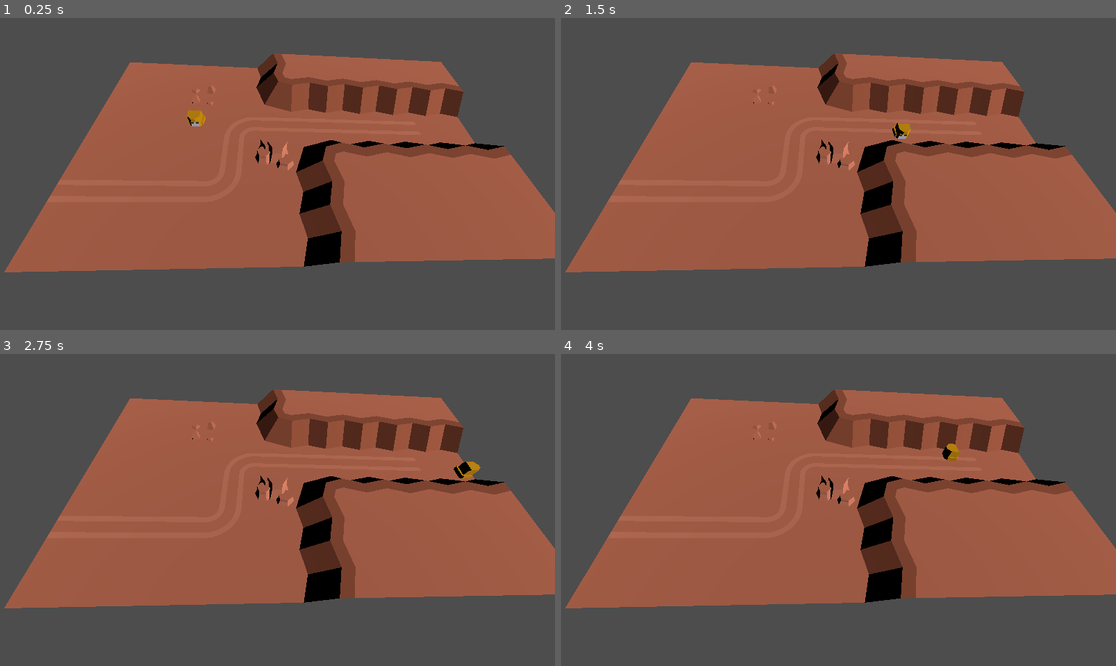
Above: before the commit, frames 1-4 (two rows, left to right).
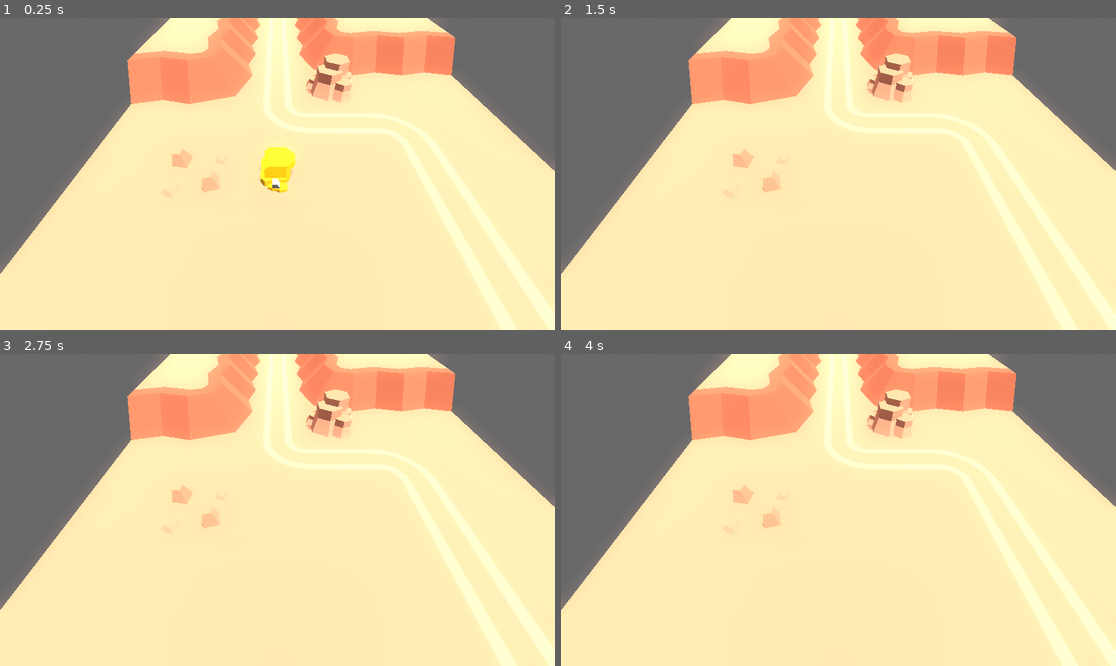
Above: after the commit, the same moments.

Repository: DreadBoy/children-of-the-parapet
Game: Godot game, scene res://scenes/test_scene.tscn
The game is run twice, just before and just after one commit, with the same random seed, the same clock (stepped at 60 frames per second) and the same inputs. The project has no main scene, so this scene is started directly.
Inputs:
- Up to frame 1 (0.25 s): no input
- Up to frame 2 (1.5 s): tap Enter at 0.5 s; hold D (move_right) 0.53-1.28 s; hold S (move_down) from 1.28 s (still down)
- Up to frame 3 (2.75 s): tap Space at 2 s; release S (move_down) at 2.03 s; hold D (move_right) from 2.03 s (still down)
- Up to frame 4 (4 s): release D (move_right) at 2.78 s; hold W (move_up) 2.78-3.53 s; tap Enter at 3.5 s; hold A (move_left) from 3.53 s (still down)

The runs differ from the first frame. In frame 1, 100% of the frame differs, in the area x 0-100%, y 0-100%; in frame 2, 100%; in frame 3, 100%; in frame 4, 100%.

Commit message:
Update character model. Update lighting in scene

Diff:
--- a/character/character.gd
+++ b/character/character.gd
@@ -13,13 +13,13 @@
 
 	# We check for each move input and update the direction accordingly.
 	if Input.is_action_pressed("move_right"):
+		direction.z -= 1
+	if Input.is_action_pressed("move_left"):
+		direction.z += 1
+	if Input.is_action_pressed("move_up"):
 		direction.x -= 1
-	if Input.is_action_pressed("move_left"):
+	if Input.is_action_pressed("move_down"):
 		direction.x += 1
-	if Input.is_action_pressed("move_up"):
-		direction.z += 1
-	if Input.is_action_pressed("move_down"):
-		direction.z -= 1
 
 	if direction != Vector3.ZERO:
 		direction = direction.normalized()
--- a/scenes/test_scene.tscn
+++ b/scenes/test_scene.tscn
@@ -1,7 +1,22 @@
-[gd_scene load_steps=8 format=3 uid="uid://bjx5wdxhqeuo3"]
+[gd_scene load_steps=11 format=3 uid="uid://bjx5wdxhqeuo3"]
 
 [ext_resource type="PackedScene" uid="uid://dw53w3dfoykvq" path="res://character/character.tscn" id="2_0x6iv"]
-[ext_resource type="PackedScene" uid="uid://dji1xlnnies6l" path="res://models/terrain.glb" id="2_p36t4"]
+[ext_resource type="PackedScene" uid="uid://dji1xlnnies6l" path="res://terrain/terrain.glb" id="2_p36t4"]
+
+[sub_resource type="ProceduralSkyMaterial" id="ProceduralSkyMaterial_uupyu"]
+sky_top_color = Color(1, 1, 1, 1)
+sky_horizon_color = Color(0.851475, 0.851902, 0.8525, 1)
+ground_bottom_color = Color(0.4059, 0.407608, 0.41, 1)
+ground_horizon_color = Color(0.851475, 0.851902, 0.8525, 1)
+
+[sub_resource type="Sky" id="Sky_lwsdv"]
+sky_material = SubResource("ProceduralSkyMaterial_uupyu")
+
+[sub_resource type="Environment" id="Environment_pjy1w"]
+background_mode = 2
+sky = SubResource("Sky_lwsdv")
+ssao_enabled = true
+glow_enabled = true
 
 [sub_resource type="BoxShape3D" id="BoxShape3D_mtdnx"]
 size = Vector3(10, 1, 6)
@@ -19,6 +34,13 @@
 size = Vector3(0.75, 1, 0.75)
 
 [node name="Main" type="Node"]
+
+[node name="WorldEnvironment" type="WorldEnvironment" parent="."]
+environment = SubResource("Environment_pjy1w")
+
+[node name="DirectionalLight3D" type="DirectionalLight3D" parent="."]
+transform = Transform3D(-0.866023, -0.433016, 0.250001, 0, 0.499998, 0.866027, -0.500003, 0.749999, -0.43301, 0, 0, 0)
+shadow_enabled = true
 
 [node name="StaticBody3D" type="StaticBody3D" parent="."]
 
@@ -49,11 +71,8 @@
 speed = 5
 
 [node name="CameraPivot" type="Marker3D" parent="."]
-transform = Transform3D(0.678262, -0.586853, 0.442226, -1.69923e-10, 0.601815, 0.798635, -0.73482, -0.541684, 0.408188, 0.174628, 0.363935, 0.784648)
+transform = Transform3D(1, 0, 0, 0, 1, 0, 0, 0, 1, 0, 0, 0)
 
 [node name="Camera3D" type="Camera3D" parent="CameraPivot"]
-transform = Transform3D(-0.659109, -0.623191, 0.420962, 0.636318, -0.163777, 0.753841, -0.400842, 0.764729, 0.504494, 2.1537, 5.87032, 0.112803)
+transform = Transform3D(-4.37114e-08, -0.788011, 0.615662, 0, 0.615662, 0.788011, -1, 3.44451e-08, -2.69114e-08, 1.57566, 2, 0)
 size = 5.0
-
-[node name="DirectionalLight3D" type="DirectionalLight3D" parent="."]
-transform = Transform3D(-0.711427, 0.222071, -0.666751, -0.348, 0.712945, 0.608774, 0.610547, 0.665127, -0.429927, 0, 1.61506, -2.11694)
Binary file changed: character/character.glb
Renamed: models/terrain.glb -> terrain/terrain.glb
Not shown, changed: terrain/terrain.glb.import
Not shown, changed: models/character.model
